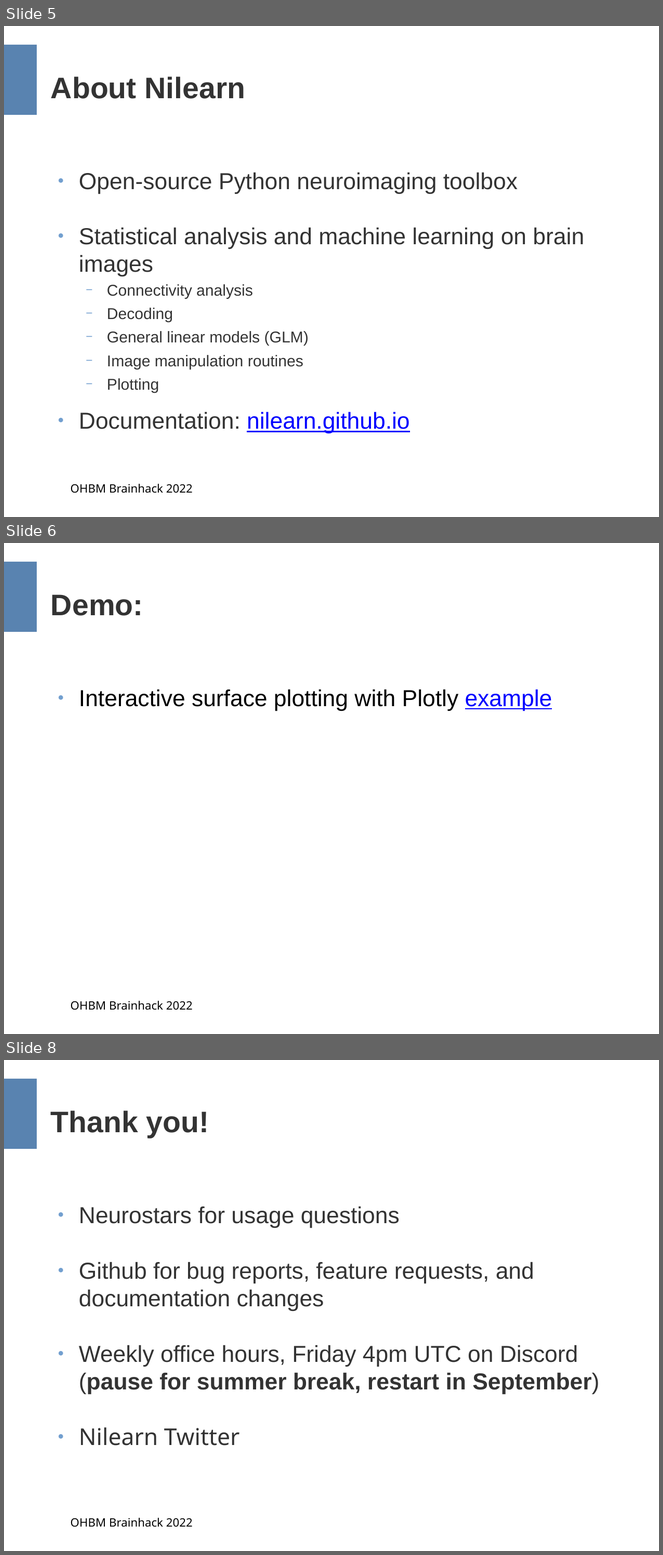
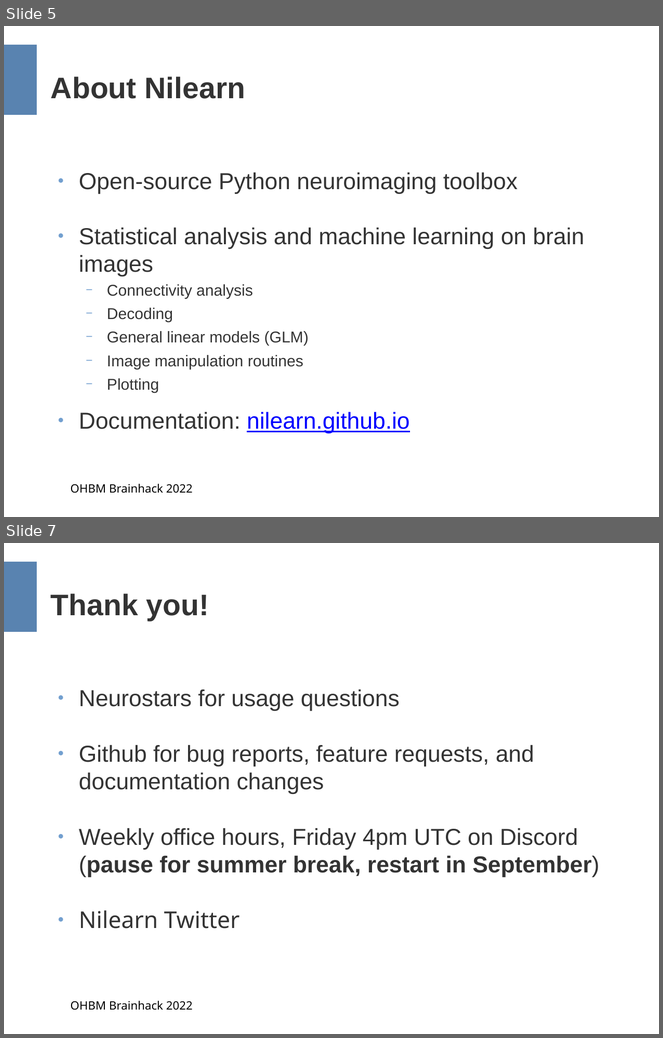
Before and after one commit to ymzayek/nilearn-materials, a slide deck: OHBMBrainhack2022/NilearnBrainhack2022.odp. Shown one above the other, each under a label of ours: slides 5, 6 and 8 before the commit, slides 5 and 7 after it; the slides between them are not shown. The pictures are 663x1555 and 663x1038 pixels, drawn with LibreOffice and Linux fonts; fonts in the diff are those of the drawing. Boxes give left, top, right and bottom in pixels: in the first picture for what was removed or moved away, otherwise in the second. Text is boxed around its words. In the diff, an @@ line names an element or a change of style, - is before the commit and + after.

```diff
--- a/OHBMBrainhack2022/NilearnBrainhack2022.odp
+++ b/OHBMBrainhack2022/NilearnBrainhack2022.odp
@@ slide 6 removed at box(4, 543, 659, 1034), background #FFFFFF; not listed: 1 template element that a slide beside it also shows @@
@@ title removed at box(51, 594, 143, 616) @@
-Demo:
@@ text removed at box(51, 683, 613, 969) @@
-● Interactive surface plotting with Plotly example
@@ text removed at box(71, 1001, 193, 1010) @@
-OHBM Brainhack 2022
@@ what was slide 8 is now slide 7 @@
```
Also in this commit, not shown: 2 slides changed, 1 other slide removed, 1 other file.
